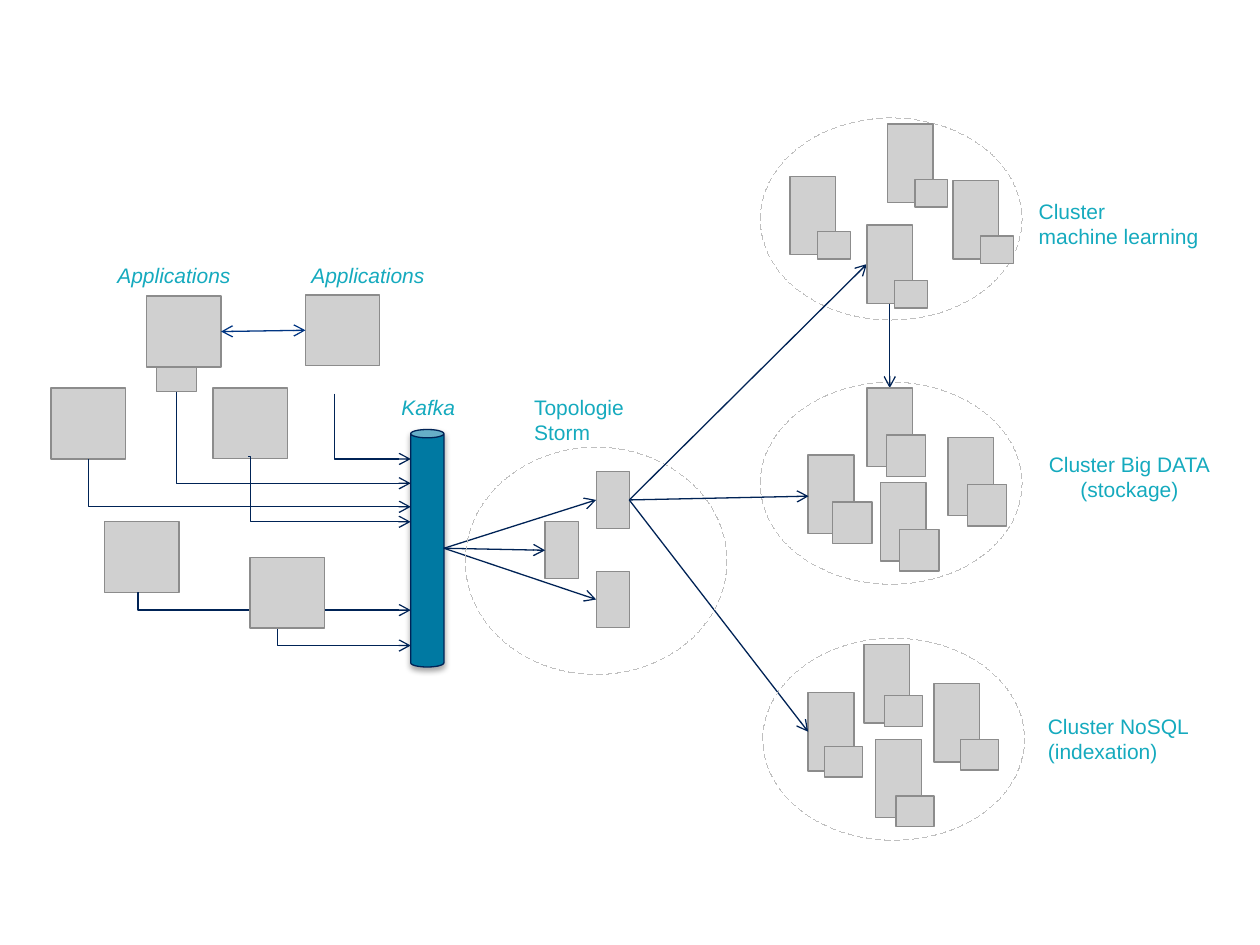
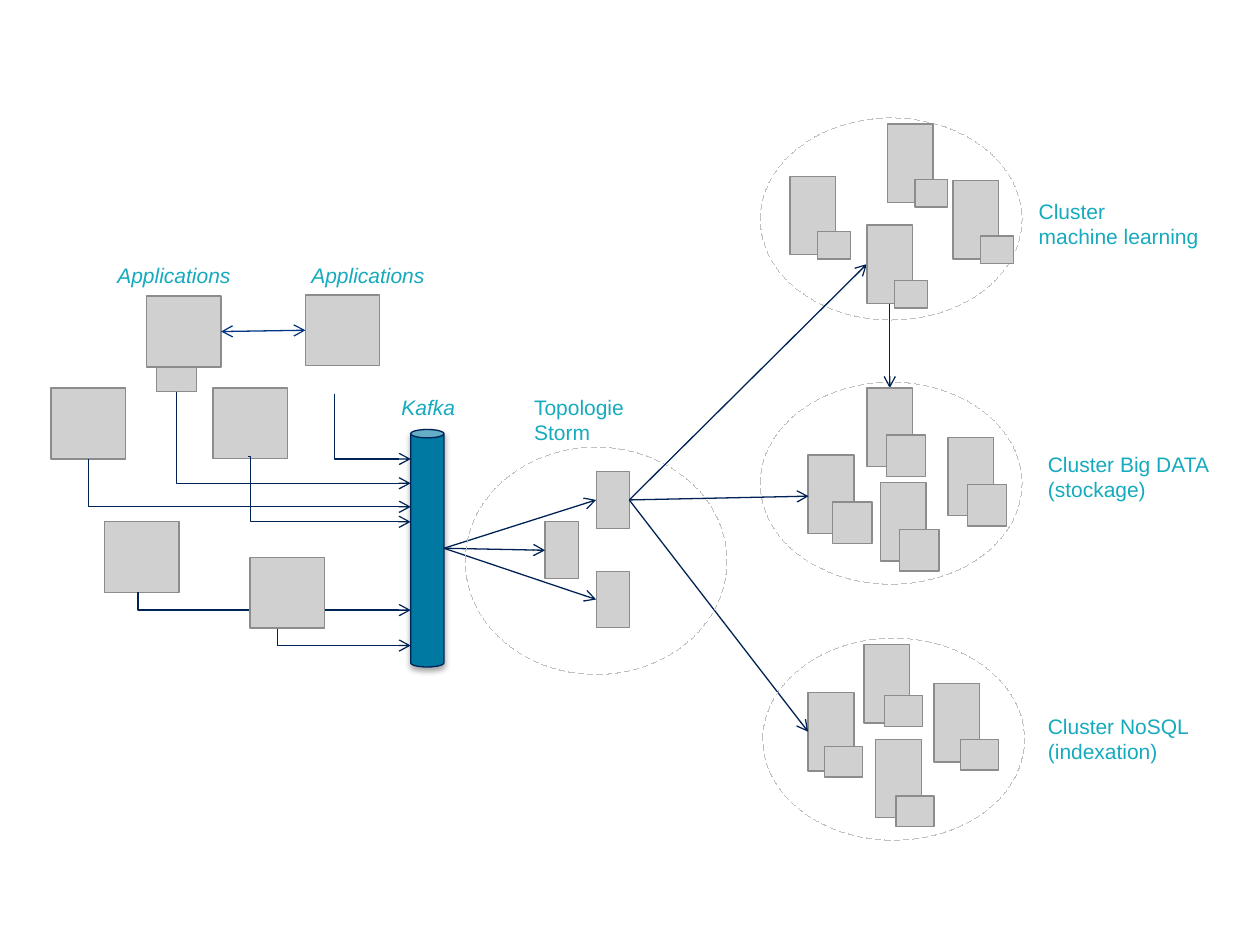
Before and after one commit to archiloque/blog, a slide deck: slide 4 of monitoring_echanges/illus.pptx. Drawn at 1260x945 pixels with LibreOffice and Linux fonts; fonts in the diff are those of the drawing; grey boxes stand for pictures; background and template pictures are left out. Boxes give left, top, right and bottom in pixels: in the first picture for what was removed or moved away, otherwise in the second. Text is boxed around its words. In the diff, an @@ line names an element or a change of style, - is before the commit and + after.

Commit message:
Sauvegarde des graphes

```diff
--- a/monitoring_echanges/illus.pptx
+++ b/monitoring_echanges/illus.pptx
@@ text "Cluster Big DATA" at (1048,456,1209,502): alignment centre to left @@
```
